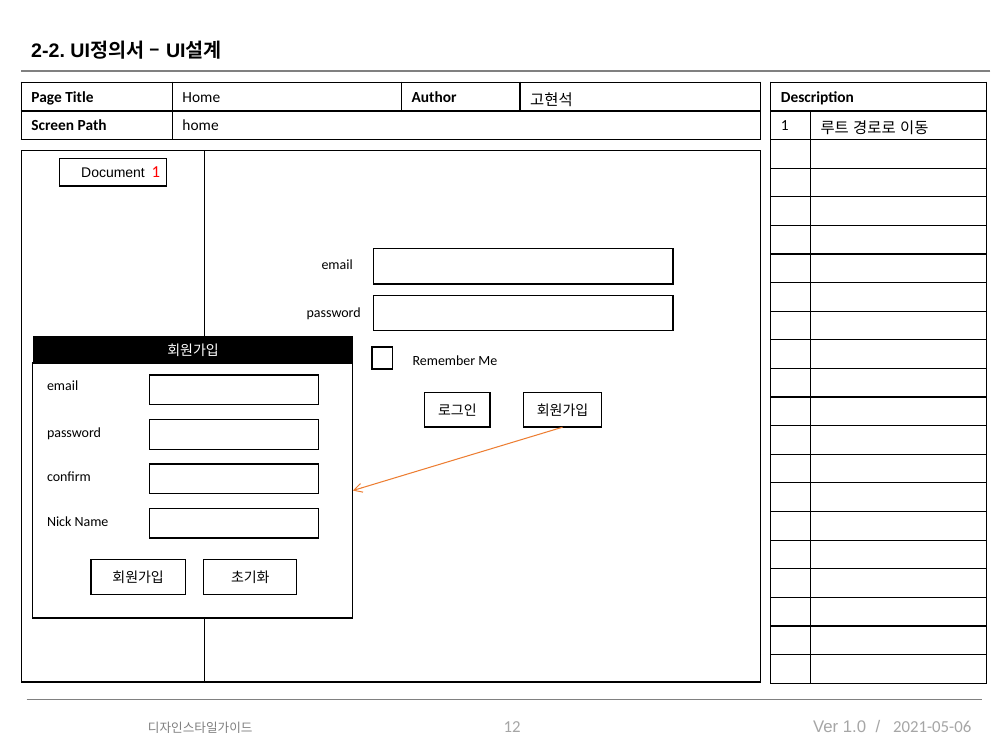
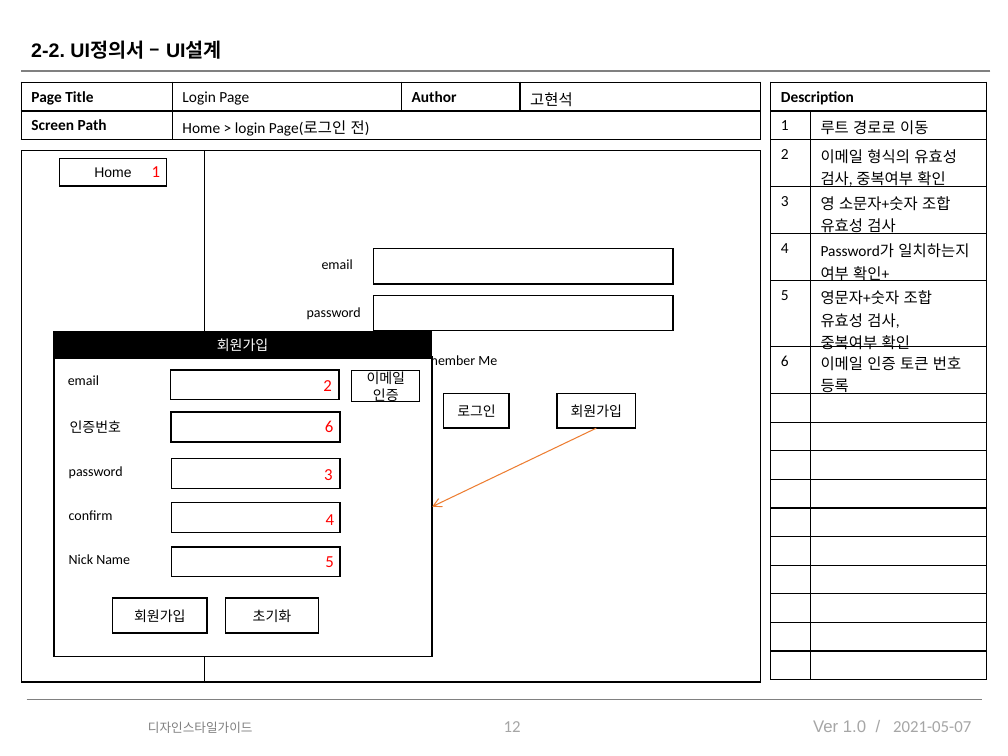
Before and after one commit to xasquatch/Deprecated-----documentX, a slide deck: slide 12 of src/main/webapp/WEB-INF/etc/Side Project.pptx. Drawn at 1008x756 pixels with LibreOffice and Linux fonts; fonts in the diff are those of the drawing; background and template pictures are left out. Boxes give left, top, right and bottom in pixels: in the first picture for what was removed or moved away, otherwise in the second. Text is boxed around its words. In the diff, an @@ line names an element or a change of style, - is before the commit and + after.

```diff
--- a/src/main/webapp/WEB-INF/etc/Side Project.pptx
+++ b/src/main/webapp/WEB-INF/etc/Side Project.pptx
@@ table at bbox=[21, 83, 761, 140] @@
-row 1, column 2: Home
+row 1, column 2: Login Page
-row 2, column 2: home
+row 2, column 2: Home > login Page(로그인 전)
@@ table at bbox=[771, 83, 987, 679] @@
+row 3: 2 | 이메일 형식의 유효성 검사, 중복여부 확인
+row 4: 3 | 영 소문자+숫자 조합 유효성 검사
+row 5: 4 | Password가 일치하는지 여부 확인+
+row 6: 5 | 영문자+숫자 조합 유효성 검사, / 중복여부 확인
+row 7: 6 | 이메일 인증 토큰 번호 등록
-row 13:  | 
-row 14:  | 
-row 15:  | 
-row 16:  | 
-row 17:  | 
-row 18:  | 
-row 19:  | 
-row 20:  | 
-row 21:  | 
@@ text in rectangle at bbox=[94, 167, 131, 177]: text changed @@
-Document
+Home
@@ rectangle "회원가입": place and size @@
-rectangle "회원가입" at bbox=[33, 337, 353, 364]
+rectangle "회원가입" at bbox=[54, 332, 431, 359]
@@ rectangle: place and size @@
-rectangle at bbox=[32, 363, 353, 618]
+rectangle at bbox=[54, 357, 432, 657]
@@ text "email": place and size @@
-text "email" at bbox=[47, 380, 78, 390]
+text "email" at bbox=[68, 375, 99, 385]
@@ rectangle: place and size @@
-rectangle at bbox=[149, 375, 318, 405]
+rectangle at bbox=[170, 370, 339, 400]
@@ text added at bbox=[323, 380, 331, 391], 12 pt, text #FF0000 @@
+2
@@ rectangle added at bbox=[352, 371, 419, 401], fill #FFFFFF, outline #000000 1 pt, 10 pt, text #000000 @@
+이메일 인증
@@ rectangle added at bbox=[171, 412, 340, 443], fill #FFFFFF, outline #000000 1 pt @@
@@ rectangle "로그인": place and size @@
-rectangle "로그인" at bbox=[424, 392, 490, 427]
+rectangle "로그인" at bbox=[444, 393, 509, 428]
@@ rectangle "회원가입": place and size @@
-rectangle "회원가입" at bbox=[523, 392, 602, 427]
+rectangle "회원가입" at bbox=[557, 393, 636, 428]
@@ text added at bbox=[70, 420, 121, 433], 10 pt, text #000000 @@
+인증번호
@@ text added at bbox=[325, 420, 333, 432], 12 pt, text #FF0000 @@
+6
@@ arrow moved from (562, 427) - (353, 491) to (597, 428) - (432, 507) @@
@@ text added at bbox=[324, 469, 332, 480], 12 pt, text #FF0000 @@
+3
@@ text added at bbox=[326, 514, 334, 525], 12 pt, text #FF0000 @@
+4
@@ 5 rectangles, 3 texts: place and size @@
-5 rectangles, 3 texts at bbox=[47, 419, 319, 595]
+5 rectangles, 3 texts at bbox=[69, 459, 340, 633]
@@ text added at bbox=[325, 556, 333, 567], 12 pt, text #FF0000 @@
+5
@@ text at bbox=[893, 721, 971, 732]: text changed @@
-2021-05-06
+2021-05-07
```
Also in this commit, not shown: 15 other slides changed, 8 slides added, 2 other files.
